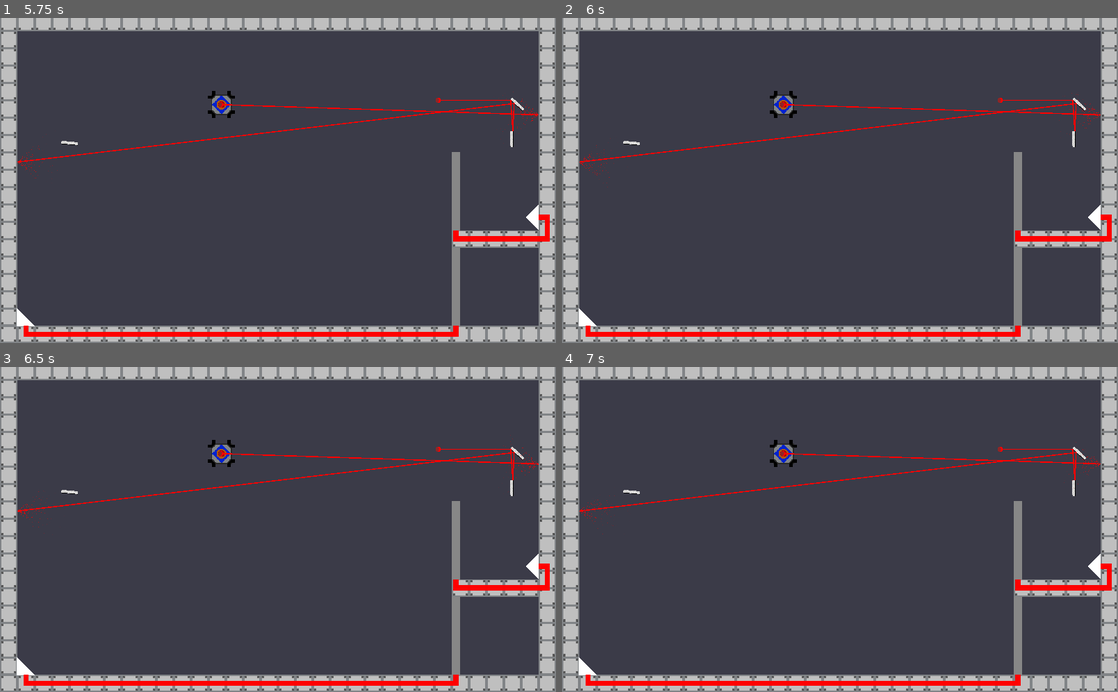
Above: before the commit, frames 1-4 (two rows, left to right).
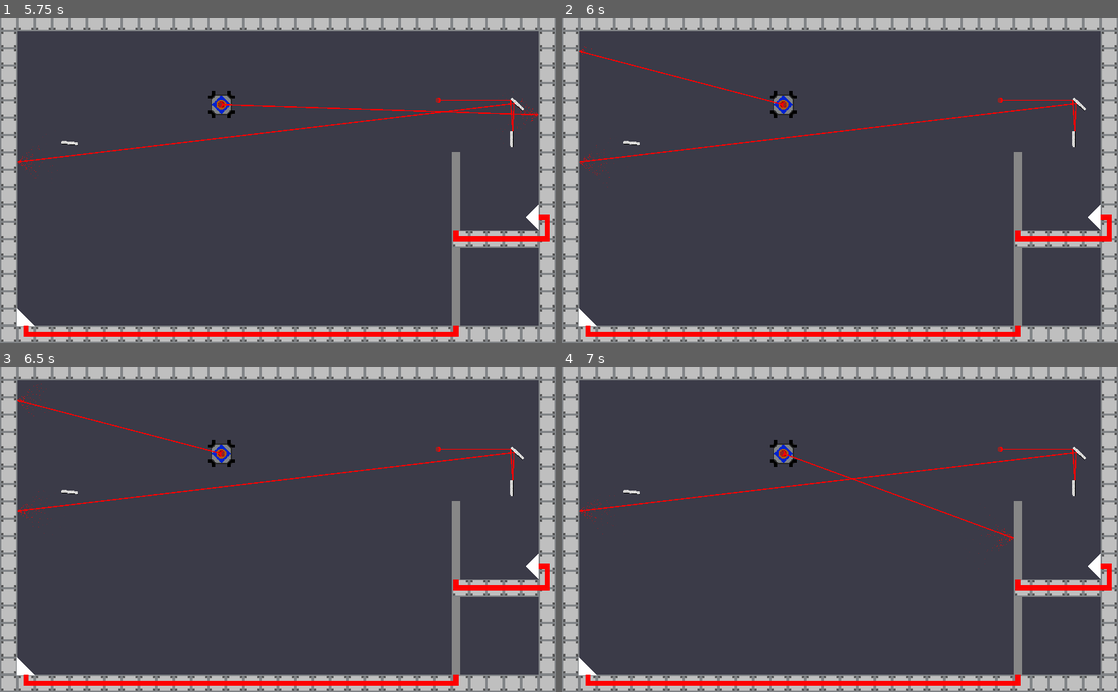
Above: after the commit, the same moments.

Repository: Call-Me-Sir/Calan-Game2021
Game: Godot game, scene res://Level 1.tscn
Same seed, same stepped clock (60 frames per second), same inputs: the game is played once before the commit and once after it.
Inputs (mouse positions are in pixels of both pictures, inside the frame that each line leads up to):
- Up to frame 1 (5.75 s): tap Enter at 0.5, 5 s; move the mouse to (400, 164) at 0.52 s; hold E (Contraptionright) 0.53-1.28 s; click (400, 164) at 0.67 s; move the mouse to (166, 196) at 1.27 s; hold Ctrl (slowdown) 1.28-2.03 s; move the mouse to (333, 109) at 2.02 s; hold E (Contraptionright) 2.03-2.78 s; tap Space at 2.75 s; move the mouse to (250, 245) at 2.77 s; hold Shift (speedup) 2.78-3.53 s; click (250, 245) at 2.92 s; move the mouse to (444, 229) at 3.52 s; hold Q (Contraptionleft) 3.53-5.03 s; move the mouse to (111, 131) at 4.27 s; move the mouse to (305, 180) at 5.02 s; hold Ctrl (slowdown) from 5.03 s (still down); click (305, 180) at 5.17 s
- Up to frame 2 (6 s): tap Space at 5.75 s; move the mouse to (756, 99) at 5.77 s; release Ctrl (slowdown) at 5.78 s; hold E (Contraptionright) from 5.78 s (still down)
- Up to frame 3 (6.5 s): keep holding E (Contraptionright)
- Up to frame 4 (7 s): tap Enter at 6.5 s; move the mouse to (962, 513) at 6.52 s; release E (Contraptionright) at 6.53 s; hold Shift (speedup) from 6.53 s (still down)

Frame 1 is identical in both runs. In frame 2, 0.3% of the frame differs, in the area x 3-97%, y 8-36%; in frame 3, 0.4%; in frame 4, 0.4%, in the area x 39-97%, y 23-63%.
Error before the commit: Invalid get index '0' (on base: 'Array'). (res://Scripts/Playerspaceshipkinematic.gd:33)

Commit message:
Finding closest object works now!

Diff:
--- a/RayArray/Level 1.tscn
+++ b/RayArray/Level 1.tscn
@@ -381,3 +381,4 @@
 [editable path="Mirror3"]
 [editable path="Door2"]
 [editable path="Door"]
+[editable path="NewRedLaser"]
--- a/RayArray/Playerspaceshipkinematic.tscn
+++ b/RayArray/Playerspaceshipkinematic.tscn
@@ -66,6 +66,7 @@
 
 [node name="Spaceship Edges" type="CollisionPolygon2D" parent="."]
 polygon = PoolVector2Array( -25, -17, -25, -11, -19, -11, -19, 11, -25, 11, -25, 17, -19, 17, -19, 19, -17, 19, -17, 25 …(233 unchanged characters)…
+disabled = true
 one_way_collision_margin = 0.0
 
 [node name="SpaceshipThrust" type="AnimatedSprite" parent="."]
--- a/RayArray/Scripts/Playerspaceshipkinematic.gd
+++ b/RayArray/Scripts/Playerspaceshipkinematic.gd
@@ -27,24 +27,26 @@
 
 #Mr Smith version of deploycheck
 func reparent_object():
-	var local_objects = $PickupArea.get_overlapping_bodies()
-	local_objects.erase(self)
-	print(local_objects)
+	var local_objects = $PickupArea.get_overlapping_areas()
+	#local_objects.erase(self)
+	if local_objects.empty():
+		return
 	var closest_object = local_objects[0]
 	for close_object in local_objects:
-		if close_object.global_position.distance_to(global_position) < closest_object.global_position.distance_to(global_position):
+		if global_position.distance_to(close_object.global_position) < global_position.distance_to(closest_object.global_position):
 			closest_object = close_object
-		var object = closest_object.get_parent()
-		if object.is_in_group("Pickupable"):
-			var new = object.duplicate()
-			new.position.x = 0
-			new.position.y = 0
-			if object.is_in_group("Mirror"):
-				new.name = "Mirror"
-			elif object.is_in_group("Laser"):
-				new.name = "RedLaser"
-			add_child(new)
-			object.queue_free()
+	var object = closest_object.get_parent()
+	print(object)
+	if object.is_in_group("Pickupable"):
+		var new = object.duplicate()
+		new.position.x = 0
+		new.position.y = 0
+		if object.is_in_group("Mirror"):
+			new.name = "Mirror"
+		elif object.is_in_group("Laser"):
+			new.name = "RedLaser"
+		add_child(new)
+		object.queue_free()
 
 
 func deploy_check():
@@ -56,7 +58,7 @@
 
 			get_parent().add_child(world_optic)
 			remove_child($RedLaser)
-
+			return
 		elif has_node("Mirror"):
 			world_optic = mirror.instance()
 			world_optic.global_position = $Mirror.global_position
@@ -64,6 +66,7 @@
 			world_optic.add_to_group("Mirror")
 			get_parent().add_child(world_optic)
 			remove_child($Mirror)
+			return
 		#Put more optical contraptions here
 		else:
 			reparent_object()
@@ -152,6 +155,7 @@
 	pass # Replace with function body.
 
 
+# warning-ignore:unused_argument
 func _on_MouseArea_area_entered(area):
 	pass
 	#mouse_object = area.get_parent()
